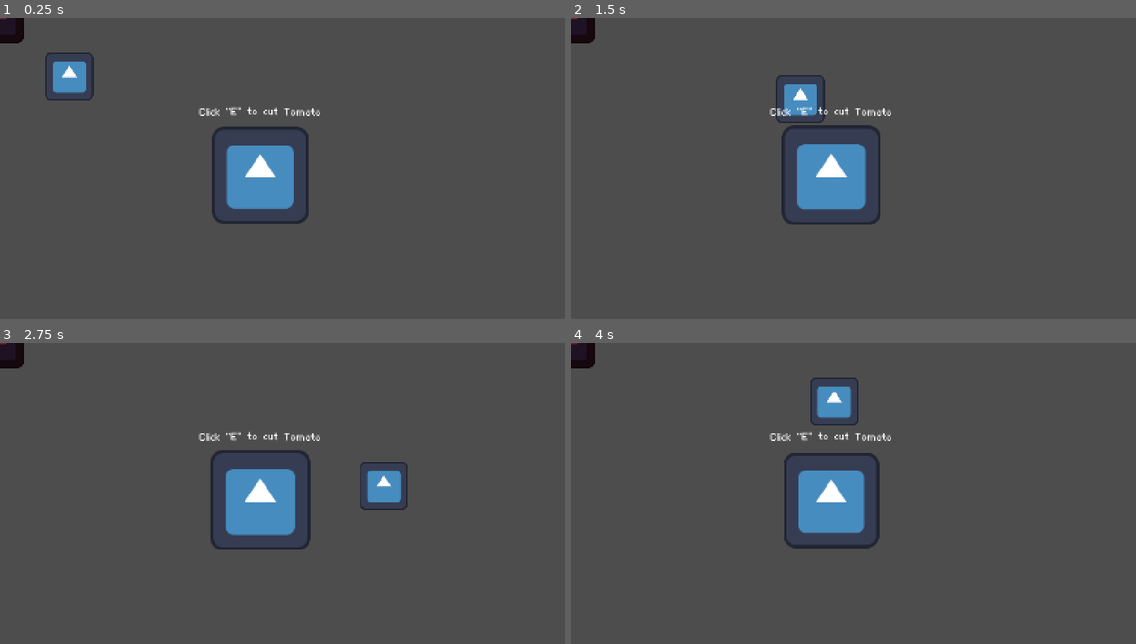
Above: before the commit, frames 1-4 (two rows, left to right).
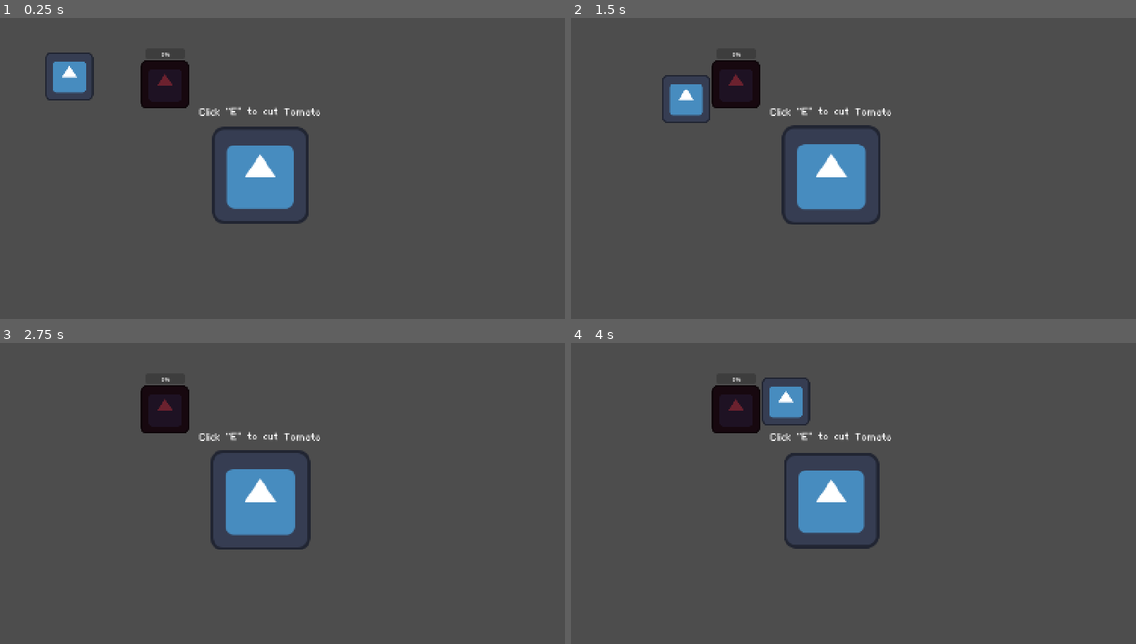
Above: after the commit, the same moments.

Repository: arrowira/minijamegam59
Game: Godot game, scene res://Scenes/main.tscn
Same seed, same stepped clock (60 frames per second), same inputs: the game is played once before the commit and once after it. The engine's default icon, where the game draws it, is replaced by a stand-in: a white triangle on a blue panel in a dark square.
Inputs:
- Up to frame 1 (0.25 s): no input
- Up to frame 2 (1.5 s): tap E (interact) at 0.5, 1.25, 1.35 s; hold D (right) 0.53-1.28 s; tap Space (dash) at 0.6 s; hold S (down) from 1.28 s (still down)
- Up to frame 3 (2.75 s): tap E (interact) at 2 s; release S (down) at 2.03 s; hold D (right) from 2.03 s (still down); tap Space (dash) at 2.1 s
- Up to frame 4 (4 s): tap E (interact) at 2.75, 2.85, 3.5 s; release D (right) at 2.78 s; hold W (up) 2.78-3.53 s; hold A (left) from 3.53 s (still down); tap Space (dash) at 3.6 s

The runs differ from the first frame. In frame 1, 1.7% of the frame differs, in the area x 0-34%, y 0-30%; in frame 2, 3.3%; in frame 3, 2.5%; in frame 4, 3.3%, in the area x 0-51%, y 0-30%.

Commit message:
cutting board in main scene

Diff:
--- a/project/Scenes/cutting_board.tscn
+++ b/project/Scenes/cutting_board.tscn
@@ -4,7 +4,7 @@
 [ext_resource type="Texture2D" uid="uid://biu8a0o1ca2vx" path="res://icon.svg" id="2_0mqgb"]
 
 [sub_resource type="CircleShape2D" id="CircleShape2D_8sgqr"]
-radius = 175.55911
+radius = 104.172935
 
 [sub_resource type="RectangleShape2D" id="RectangleShape2D_0mqgb"]
 size = Vector2(122, 123)
--- a/project/Scenes/main.tscn
+++ b/project/Scenes/main.tscn
@@ -13,3 +13,4 @@
 position = Vector2(691, 418)
 
 [node name="CuttingBoard" parent="." unique_id=2018179734 instance=ExtResource("3_8gbba")]
+position = Vector2(439, 175)
